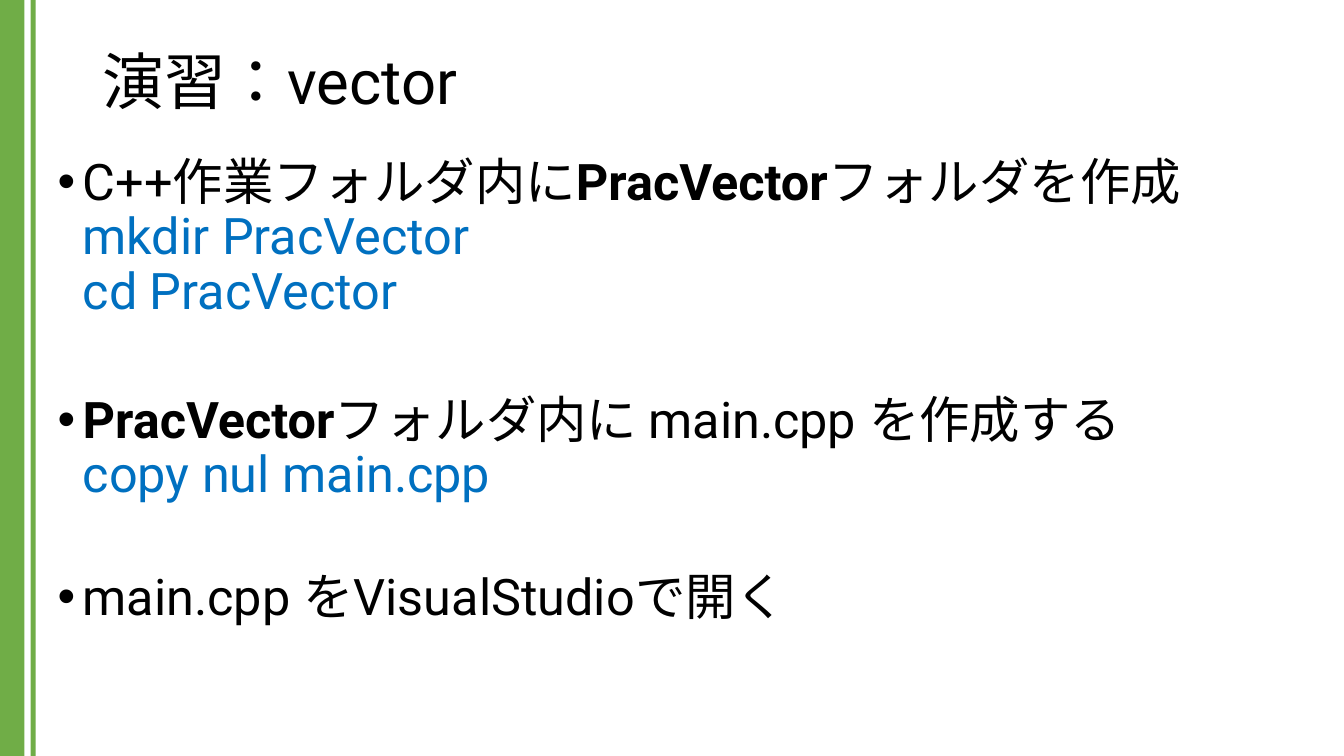
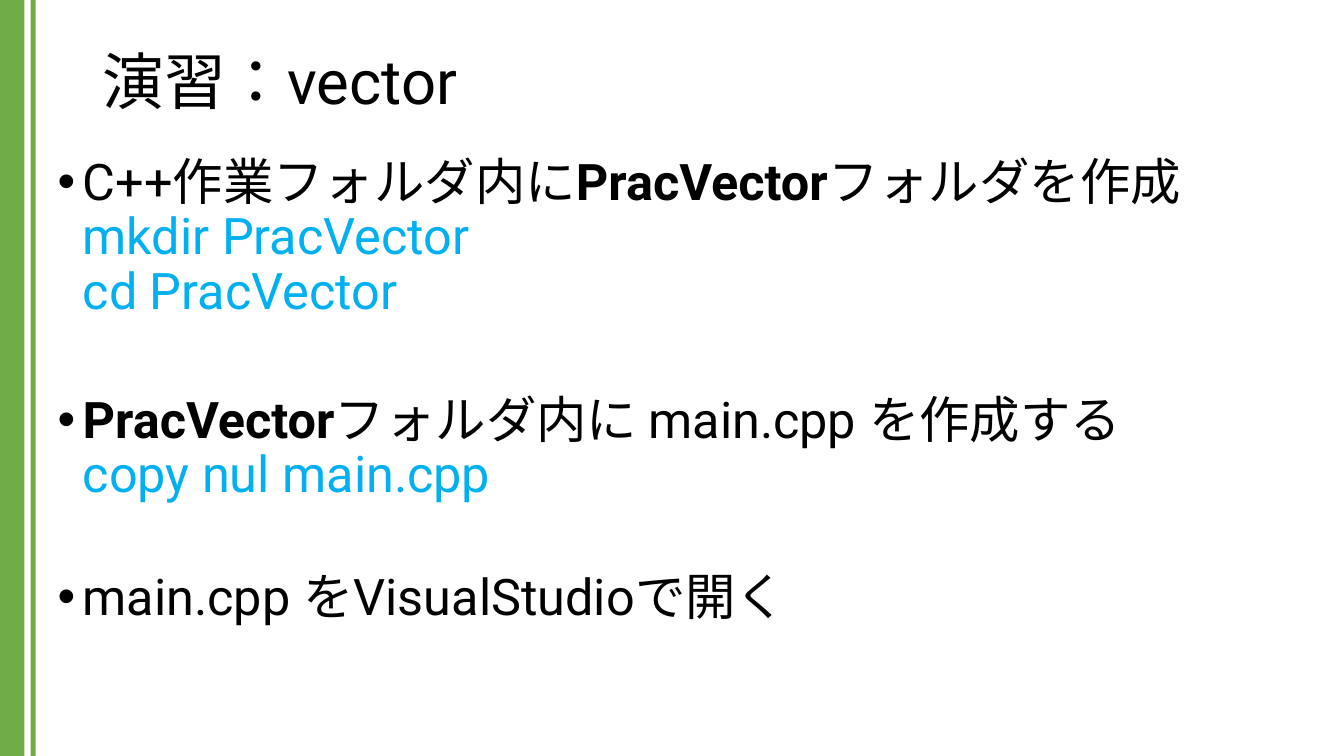
Before and after one commit to kic-murata/cpp2024, a slide deck: slide 1 of 授業資料/演習課題：vector.pptx. Drawn at 1344x756 pixels with LibreOffice and Linux fonts; fonts in the diff are those of the drawing. Boxes give left, top, right and bottom in pixels: in the first picture for what was removed or moved away, otherwise in the second. Text is boxed around its words. In the diff, an @@ line names an element or a change of style, - is before the commit and + after.

```diff
--- a/授業資料/演習課題：vector.pptx
+++ b/授業資料/演習課題：vector.pptx
@@ text at <box>83,157,1181,503</box>: text colour #0070C0 to #00B0F0 in "mkdir PracVector cd PracVector", "copy nul main.cpp" @@
```
Also in this commit, not shown: 7 other slides changed, 8 slides added, 1 other file.
